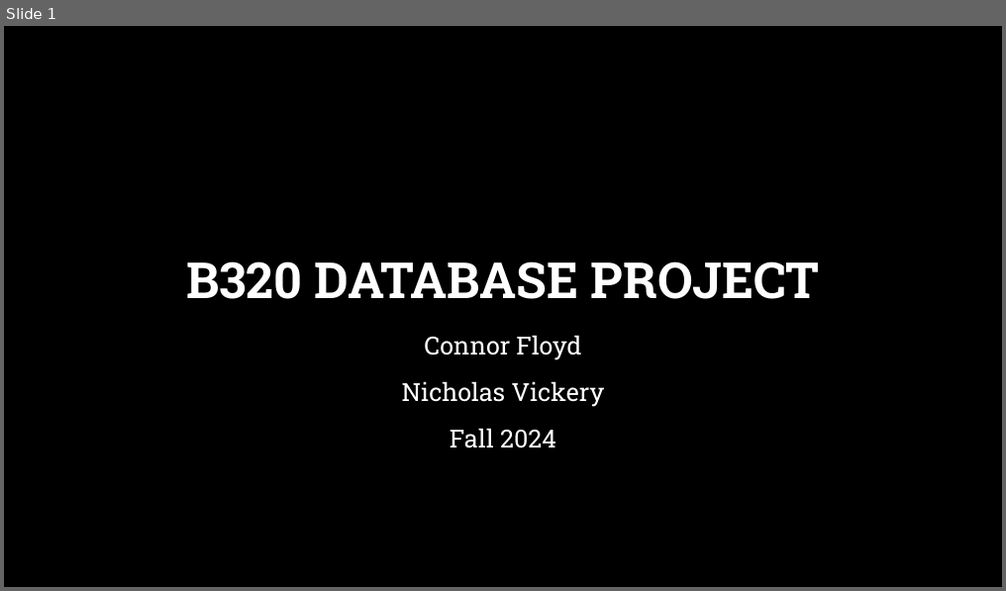
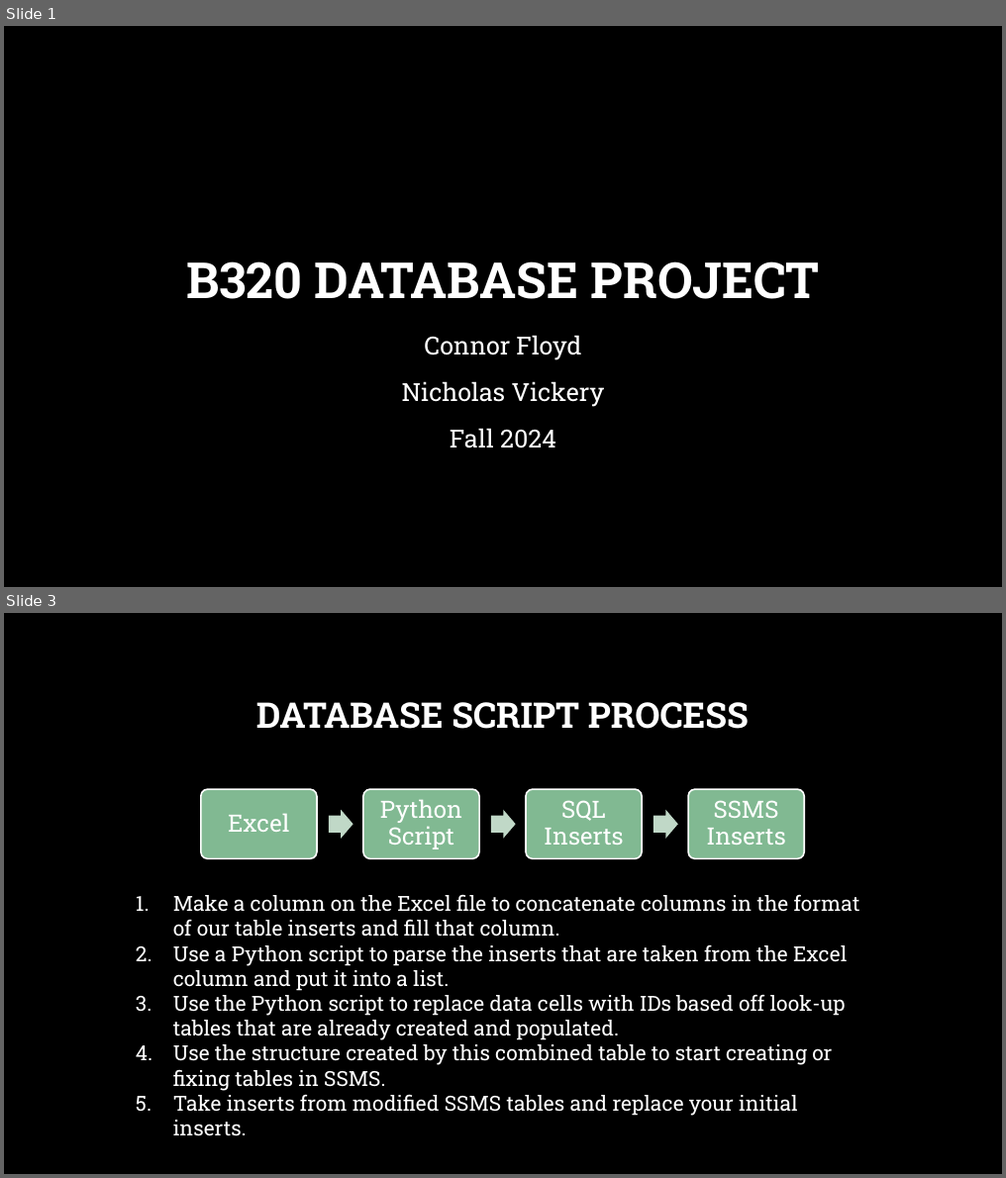
Before and after one commit to xenoyle/course-B320-database-project, a slide deck: B320_Project_Presentation.pptx. Shown one above the other, each under a label of ours: slide 1 before the commit, slides 1 and 3 after it; the slides between them are not shown. The pictures are 1006x591 and 1006x1178 pixels, drawn with LibreOffice and Linux fonts; fonts in the diff are those of the drawing; background and template pictures are left out. Boxes give left, top, right and bottom in pixels: in the first picture for what was removed or moved away, otherwise in the second. Text is boxed around its words. In the diff, an @@ line names an element or a change of style, - is before the commit and + after.

```diff
--- a/B320_Project_Presentation.pptx
+++ b/B320_Project_Presentation.pptx
@@ slide 3 added at [4,613,1002,1174], background picture (left out) @@
@@ title added at [256,702,748,729], 34 pt, text #FFFFFF, bold @@
+DATABASE SCRIPT PROCESS
@@ group added at [201,789,804,860]: 4 rounded rectangles, 4 texts, 3 right arrows @@
+Excel
+Python Script
+SQL Inserts
+SSMS Inserts
@@ text added at [173,894,860,1116], 20 pt, text #FFFFFF @@
+1. Make a column on the Excel file to concatenate columns in the format of our table inserts and fill that column.
+2. Use a Python script to parse the inserts that are taken from the Excel column and put it into a list.
+3. Use the Python script to replace data cells with IDs based off look-up tables that are already created and populated.
+4. Use the structure created by this combined table to start creating or fixing tables in SSMS.
+5. Take inserts from modified SSMS tables and replace your initial inserts.
```
Also in this commit, not shown: 1 other slide added, 5 other files.
